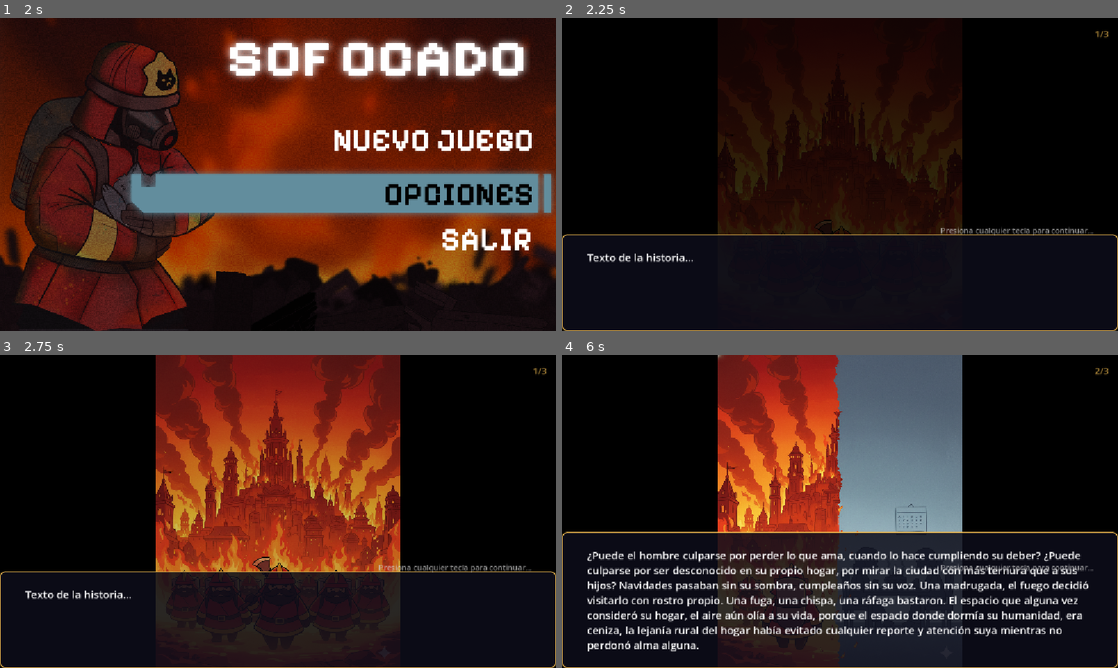
Above: before the commit, frames 1-4 (two rows, left to right).
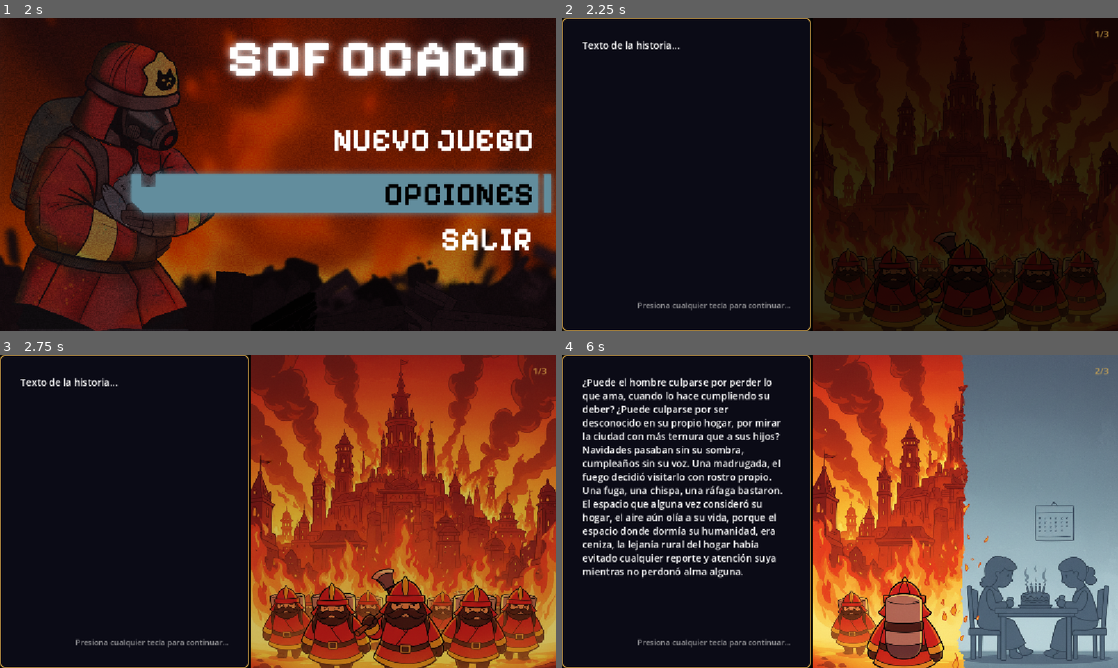
Above: after the commit, the same moments.

Repository: gsMolina02/GameJam
Game: Godot game, scene res://Interfaces/intro.tscn
Same seed, same stepped clock (60 frames per second), same inputs: the game is played once before the commit and once after it. The engine's default icon, where the game draws it, is replaced by a stand-in: a white triangle on a blue panel in a dark square.
Inputs (mouse positions are in pixels of both pictures, inside the frame that each line leads up to):
- Up to frame 1 (2 s): tap Enter (ui_accept) at 0.5, 0.77, 1.52 s; move the mouse to (400, 158) at 0.52 s; press the mouse at (400, 158) at 0.53 s; hold D (right) from 0.53 s (still down); move the mouse to (166, 190) at 1.27 s; release the mouse at (166, 190) at 1.28 s; tap F (interact) at 1.35 s; click (166, 190) at 1.42 s
- Up to frame 2 (2.25 s): release D (right) at 2 s; click (901, 140) at 2 s
- Up to frame 3 (2.75 s): no input
- Up to frame 4 (6 s): move the mouse to (895, 442) at 2.77 s; hold A (left) 2.78-3.53 s; right-click (895, 442) at 2.85 s; click (895, 442) at 2.92 s; tap Enter (ui_accept) at 3.5, 3.77, 4.25, 4.52, 5.27 s; move the mouse to (812, 574) at 3.52 s; hold D (right) 3.53-5.03 s; click (812, 574) at 3.6 s; move the mouse to (1006, 558) at 4.27 s; tap F (interact) at 4.35 s; click (1006, 558) at 4.42 s; move the mouse to (673, 464) at 5.02 s; hold A (left) 5.03-5.78 s; right-click (673, 464) at 5.1 s; click (673, 464) at 5.17 s; move the mouse to (867, 511) at 5.77 s; press the mouse at (867, 511) at 5.78 s; hold D (right) from 5.78 s (still down)

Frame 1 is identical in both runs. In frame 2, 35% of the frame differs, in the area x 0-100%, y 0-100%; in frame 3, 64%; in frame 4, 78%.

Commit message:
Refactor story intro layout and update node paths for image and text elements

Diff:
--- a/BomberoMichiGame/Interfaces/story_intro.gd
+++ b/BomberoMichiGame/Interfaces/story_intro.gd
@@ -63,7 +63,7 @@
 	var page_data = story_pages[current_page]
 	var texture = load(page_data["image"])
 	if texture:
-		$StoryImage.texture = texture
+		$HBoxContainer/StoryImage.texture = texture
 	else:
 		push_warning("No se pudo cargar la imagen: " + page_data["image"])
 
@@ -72,7 +72,7 @@
 	await $AnimationPlayer.animation_finished
 
 	# Iniciar texto vacío
-	$BottomPanel/MarginContainer/StoryText.text = ""
+	$HBoxContainer/LeftPanel/MarginContainer/VBoxContainer/StoryText.text = ""
 	full_text = page_data["text"]
 
 	# Iniciar efecto de escritura
@@ -83,7 +83,7 @@
 	current_char = 0
 
 	while current_char < full_text.length() and is_typing:
-		$BottomPanel/MarginContainer/StoryText.text = full_text.substr(0, current_char + 1)
+		$HBoxContainer/LeftPanel/MarginContainer/VBoxContainer/StoryText.text = full_text.substr(0, current_char + 1)
 		current_char += 1
 		await get_tree().create_timer(1.0 / typing_speed).timeout
 
@@ -105,7 +105,7 @@
 	if is_typing:
 		# Si está escribiendo, mostrar todo el texto inmediatamente
 		is_typing = false
-		$BottomPanel/MarginContainer/StoryText.text = full_text
+		$HBoxContainer/LeftPanel/MarginContainer/VBoxContainer/StoryText.text = full_text
 		$Timer.wait_time = wait_after_text
 		$Timer.start()
 	elif can_advance:
--- a/BomberoMichiGame/Interfaces/story_intro.tscn
+++ b/BomberoMichiGame/Interfaces/story_intro.tscn
@@ -20,7 +20,7 @@
 tracks/0/type = "value"
 tracks/0/imported = false
 tracks/0/enabled = true
-tracks/0/path = NodePath("StoryImage:modulate")
+tracks/0/path = NodePath("HBoxContainer/StoryImage:modulate")
 tracks/0/interp = 1
 tracks/0/loop_wrap = true
 tracks/0/keys = {
@@ -36,7 +36,7 @@
 tracks/0/type = "value"
 tracks/0/imported = false
 tracks/0/enabled = true
-tracks/0/path = NodePath("StoryImage:modulate")
+tracks/0/path = NodePath("HBoxContainer/StoryImage:modulate")
 tracks/0/interp = 1
 tracks/0/loop_wrap = true
 tracks/0/keys = {
@@ -80,60 +80,58 @@
 grow_vertical = 2
 color = Color(0, 0, 0, 1)
 
-[node name="StoryImage" type="TextureRect" parent="."]
+[node name="HBoxContainer" type="HBoxContainer" parent="."]
 layout_mode = 1
 anchors_preset = 15
 anchor_right = 1.0
 anchor_bottom = 1.0
 grow_horizontal = 2
 grow_vertical = 2
-expand_mode = 1
-stretch_mode = 5
 
-[node name="BottomPanel" type="PanelContainer" parent="."]
-layout_mode = 1
-anchors_preset = 12
-anchor_top = 1.0
-anchor_right = 1.0
-anchor_bottom = 1.0
-offset_top = -200.0
-grow_horizontal = 2
-grow_vertical = 0
+[node name="LeftPanel" type="PanelContainer" parent="HBoxContainer"]
+custom_minimum_size = Vector2(500, 0)
+layout_mode = 2
+size_flags_horizontal = 3
+size_flags_stretch_ratio = 0.45
 theme_override_styles/panel = SubResource("StyleBoxFlat_textbox")
 
-[node name="MarginContainer" type="MarginContainer" parent="BottomPanel"]
+[node name="MarginContainer" type="MarginContainer" parent="HBoxContainer/LeftPanel"]
 layout_mode = 2
-theme_override_constants/margin_left = 50
-theme_override_constants/margin_top = 30
-theme_override_constants/margin_right = 50
-theme_override_constants/margin_bottom = 30
+theme_override_constants/margin_left = 40
+theme_override_constants/margin_top = 40
+theme_override_constants/margin_right = 40
+theme_override_constants/margin_bottom = 40
 
-[node name="StoryText" type="RichTextLabel" parent="BottomPanel/MarginContainer"]
+[node name="VBoxContainer" type="VBoxContainer" parent="HBoxContainer/LeftPanel/MarginContainer"]
 layout_mode = 2
+
+[node name="StoryText" type="RichTextLabel" parent="HBoxContainer/LeftPanel/MarginContainer/VBoxContainer"]
+layout_mode = 2
+size_flags_vertical = 3
 theme_override_colors/default_color = Color(1, 1, 1, 1)
-theme_override_font_sizes/normal_font_size = 22
+theme_override_font_sizes/normal_font_size = 20
 bbcode_enabled = true
 text = "Texto de la historia..."
 fit_content = true
 scroll_active = false
 
-[node name="ContinueHint" type="Label" parent="."]
-layout_mode = 1
-anchors_preset = 3
-anchor_left = 1.0
-anchor_top = 1.0
-anchor_right = 1.0
-anchor_bottom = 1.0
-offset_left = -350.0
-offset_top = -220.0
-offset_right = -50.0
-offset_bottom = -190.0
-grow_horizontal = 0
-grow_vertical = 0
+[node name="Spacer" type="Control" parent="HBoxContainer/LeftPanel/MarginContainer/VBoxContainer"]
+custom_minimum_size = Vector2(0, 20)
+layout_mode = 2
+
+[node name="ContinueHint" type="Label" parent="HBoxContainer/LeftPanel/MarginContainer/VBoxContainer"]
+layout_mode = 2
 theme_override_colors/font_color = Color(0.8, 0.8, 0.8, 0.7)
 theme_override_font_sizes/font_size = 16
 text = "Presiona cualquier tecla para continuar..."
 horizontal_alignment = 2
+
+[node name="StoryImage" type="TextureRect" parent="HBoxContainer"]
+layout_mode = 2
+size_flags_horizontal = 3
+size_flags_stretch_ratio = 0.55
+expand_mode = 1
+stretch_mode = 6
 
 [node name="PageIndicator" type="Label" parent="."]
 layout_mode = 1
